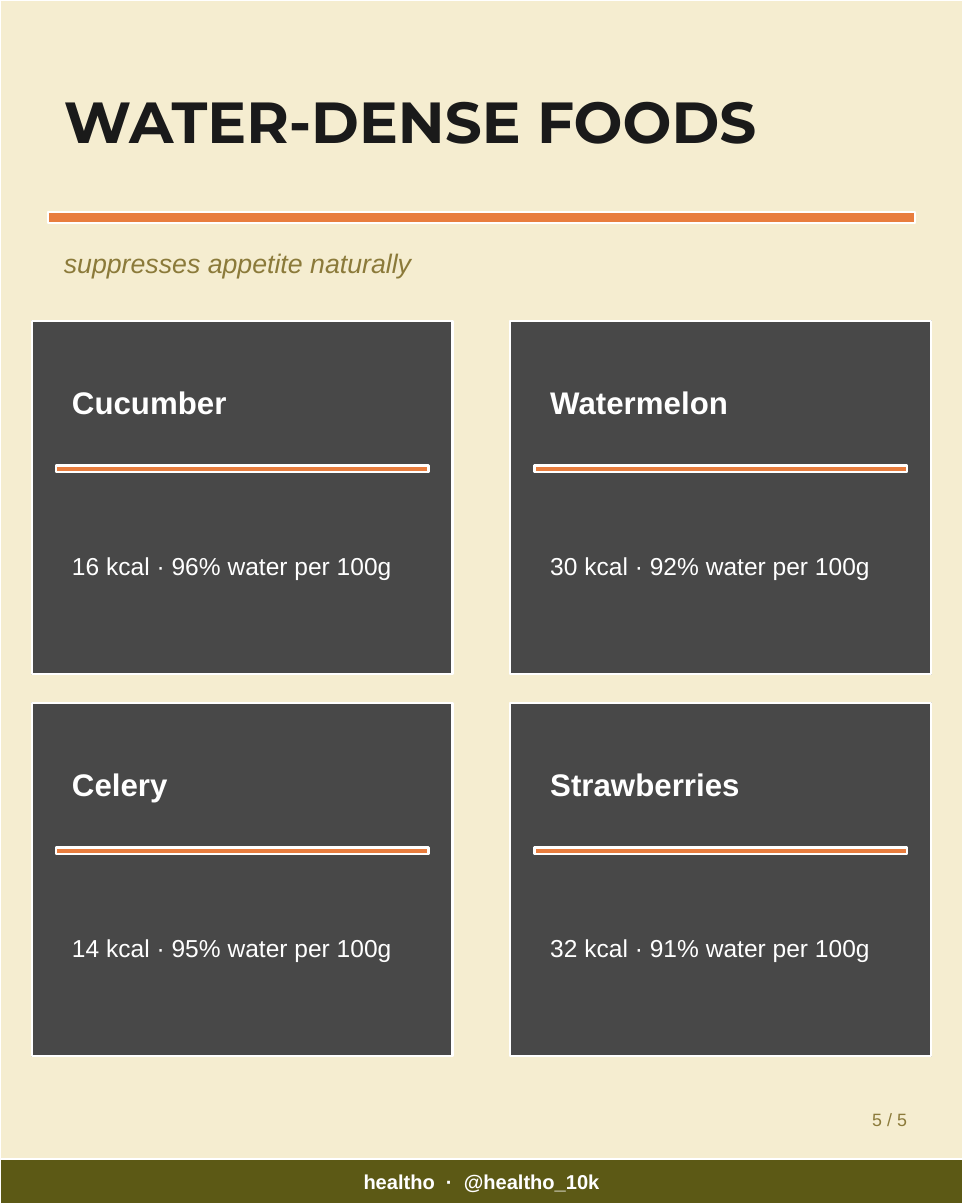
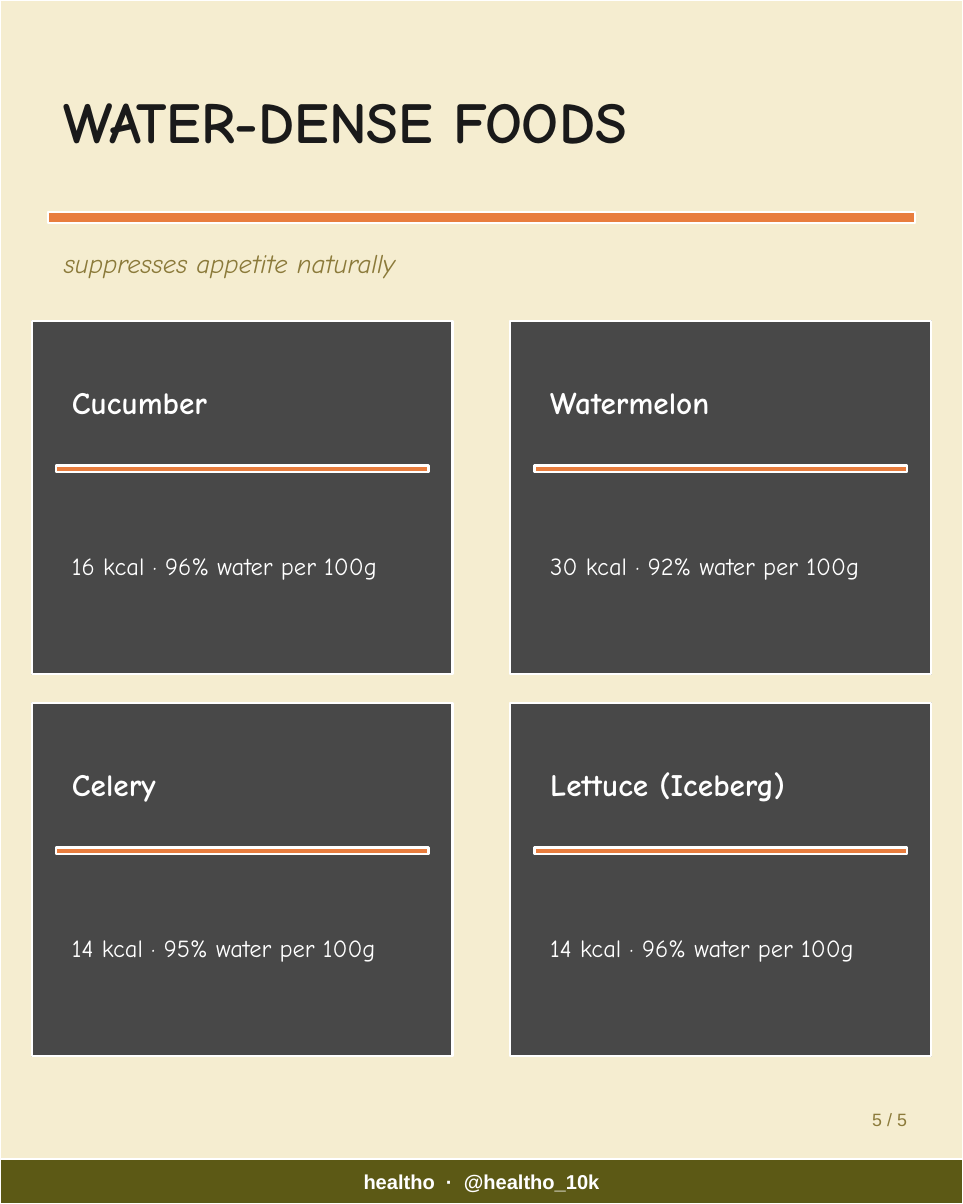
Before and after one commit to healtho-app/healtho, a slide deck: slide 5 of automation/output/2026-03-24-week13-topic3-carousel.pptx. Drawn at 963x1204 pixels with LibreOffice and Linux fonts; fonts in the diff are those of the drawing; grey boxes stand for pictures. Boxes give left, top, right and bottom in pixels: in the first picture for what was removed or moved away, otherwise in the second. Text is boxed around its words. In the diff, an @@ line names an element or a change of style, - is before the commit and + after.

```diff
--- a/automation/output/2026-03-24-week13-topic3-carousel.pptx
+++ b/automation/output/2026-03-24-week13-topic3-carousel.pptx
@@ text "WATER-DENSE FOODS" at [64, 103, 627, 144]: font Montserrat to Comic Neue @@
@@ text at [550, 772, 784, 802]: text changed; font Arial to Comic Neue @@
-Strawberries
+Lettuce (Iceberg)
@@ font Arial to Comic Neue in 7 elements at [64, 255, 395, 279], [72, 393, 207, 414], [72, 558, 377, 580], [550, 392, 709, 415], [550, 558, 859, 580], [72, 775, 156, 802], [72, 940, 376, 962] @@
@@ text at [550, 940, 854, 962]: text changed; font Arial to Comic Neue @@
-32 kcal · 91% water per 100g
+14 kcal · 96% water per 100g
```
Also in this commit, not shown: 4 other slides changed, 5 other files.
